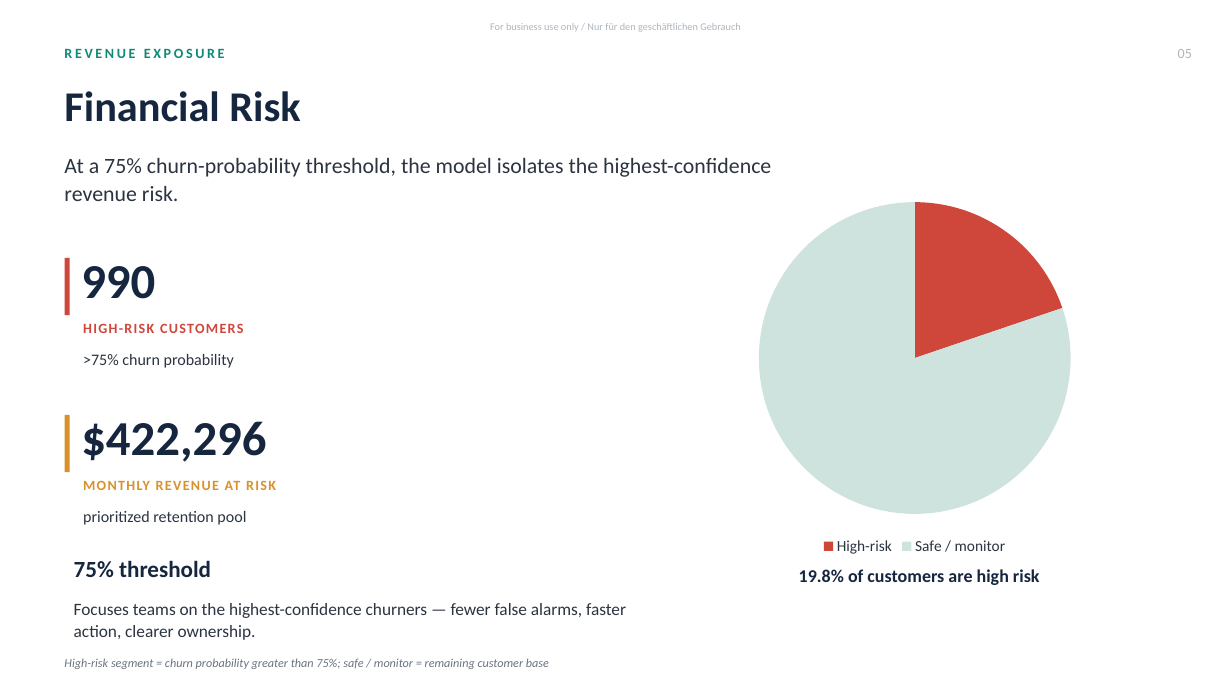
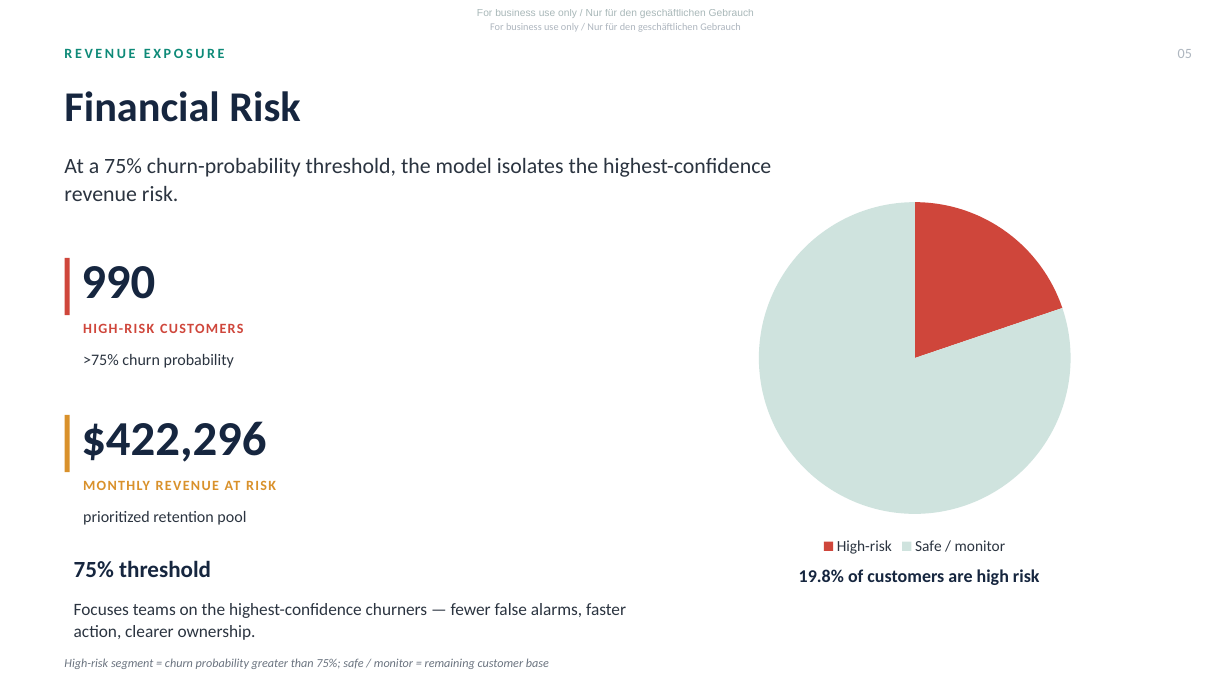
Before and after one commit to michaluhrinek/Corporate-Data-Science-Portfolio, a slide deck: slide 5 of Churn Prediction/Churn_Prediction_Deck_corrected.pptx. Drawn at 1232x693 pixels with LibreOffice and Linux fonts; fonts in the diff are those of the drawing. Boxes give left, top, right and bottom in pixels: in the first picture for what was removed or moved away, otherwise in the second. Text is boxed around its words. In the diff, an @@ line names an element or a change of style, - is before the commit and + after.

```diff
--- a/Churn Prediction/Churn_Prediction_Deck_corrected.pptx
+++ b/Churn Prediction/Churn_Prediction_Deck_corrected.pptx
@@ text added at <box>477,9,754,18</box>, 8 pt, text #537173 at 50% opacity @@
+For business use only / Nur für den geschäftlichen Gebrauch
```
Also in this commit, not shown: 10 other slides changed, 2 other files.
